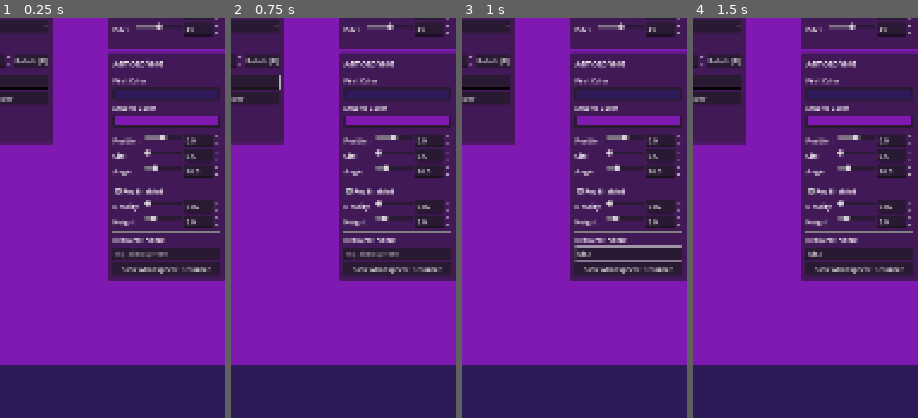
Above: before the commit, frames 1-4 (left to right).
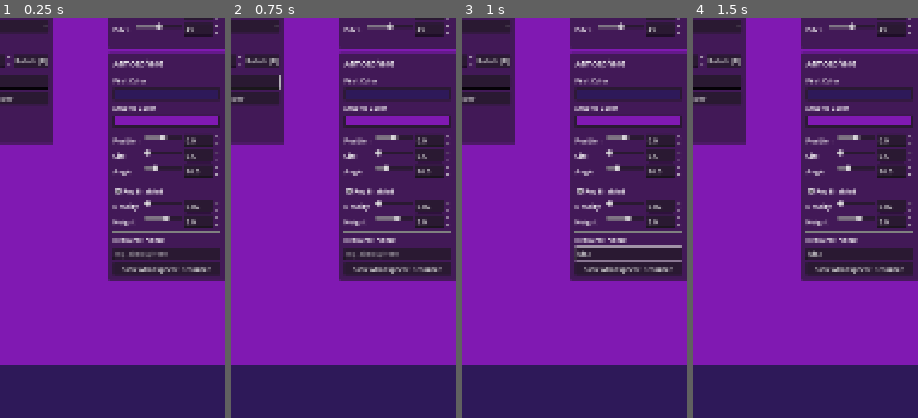
Above: after the commit, the same moments.

Repository: AlbertoHdezCerezo/learn-how-to-minigolf
Game: Godot game, scene res://scenes/level_editor_tools/level_editor/level_editor.tscn
Same seed, same stepped clock (60 frames per second), same inputs: the game is played once before the commit and once after it. The project has no main scene, so this scene is started directly.
Inputs (mouse positions are % of the whole screen's width and height, from its top left):
- Up to frame 1 (0.25 s): no input
- Up to frame 2 (0.75 s): click (31, 15) at 0.52 s; type "Alex" at 0.6 s
- Up to frame 3 (1 s): click (87, 36) at 0.75 s; type "Alex" at 0.83 s
- Up to frame 4 (1.5 s): click "WallSingle" at 1.25 s
The pictures show only the part of the screen within x 50-100%, y 7-57%; the shares and areas given below are measured in that part.

The runs differ from the first frame. In frame 1, 0.1% of the frame differs, in the area x 67-76%, y 49-51%; in frame 2, 0.1%; in frame 3, 0.1%; in frame 4, 0.1%.

Commit message:
Allow negative fog height density values (#10)
Range changed from 0..10 to -10..10 in the Atmosphere resource,
slider, and spinbox.

Co-Authored-By: Claude Opus 4.6 (1M context) <noreply@anthropic.com>

Diff:
--- a/scenes/level_editor_tools/atmosphere_generator/atmosphere_generator_ui/atmosphere_generator_ui.tscn
+++ b/scenes/level_editor_tools/atmosphere_generator/atmosphere_generator_ui/atmosphere_generator_ui.tscn
@@ -175,6 +175,7 @@
 unique_name_in_owner = true
 layout_mode = 2
 size_flags_horizontal = 3
+min_value = -10.0
 max_value = 10.0
 step = 0.1
 value = 2.0
@@ -183,6 +184,7 @@
 unique_name_in_owner = true
 custom_minimum_size = Vector2(75, 0)
 layout_mode = 2
+min_value = -10.0
 max_value = 10.0
 step = 0.1
 value = 2.0
--- a/scripts/resources/atmosphere.gd
+++ b/scripts/resources/atmosphere.gd
@@ -39,7 +39,7 @@
 		fog_density = value
 		emit_changed()
 
-@export_range(0.0, 10.0, 0.1) var fog_height_density: float = 2.0:
+@export_range(-10.0, 10.0, 0.1) var fog_height_density: float = 2.0:
 	set(value):
 		fog_height_density = value
 		emit_changed()
